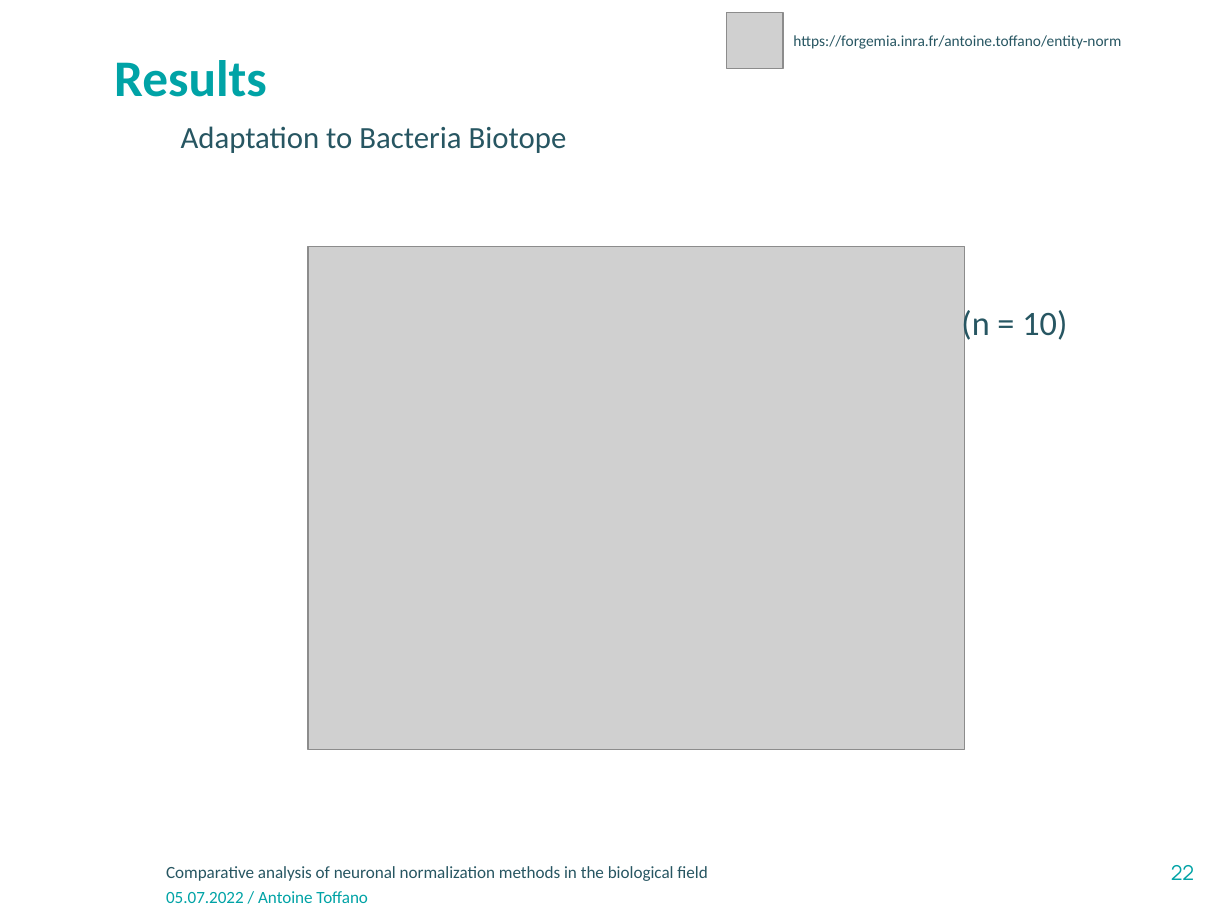
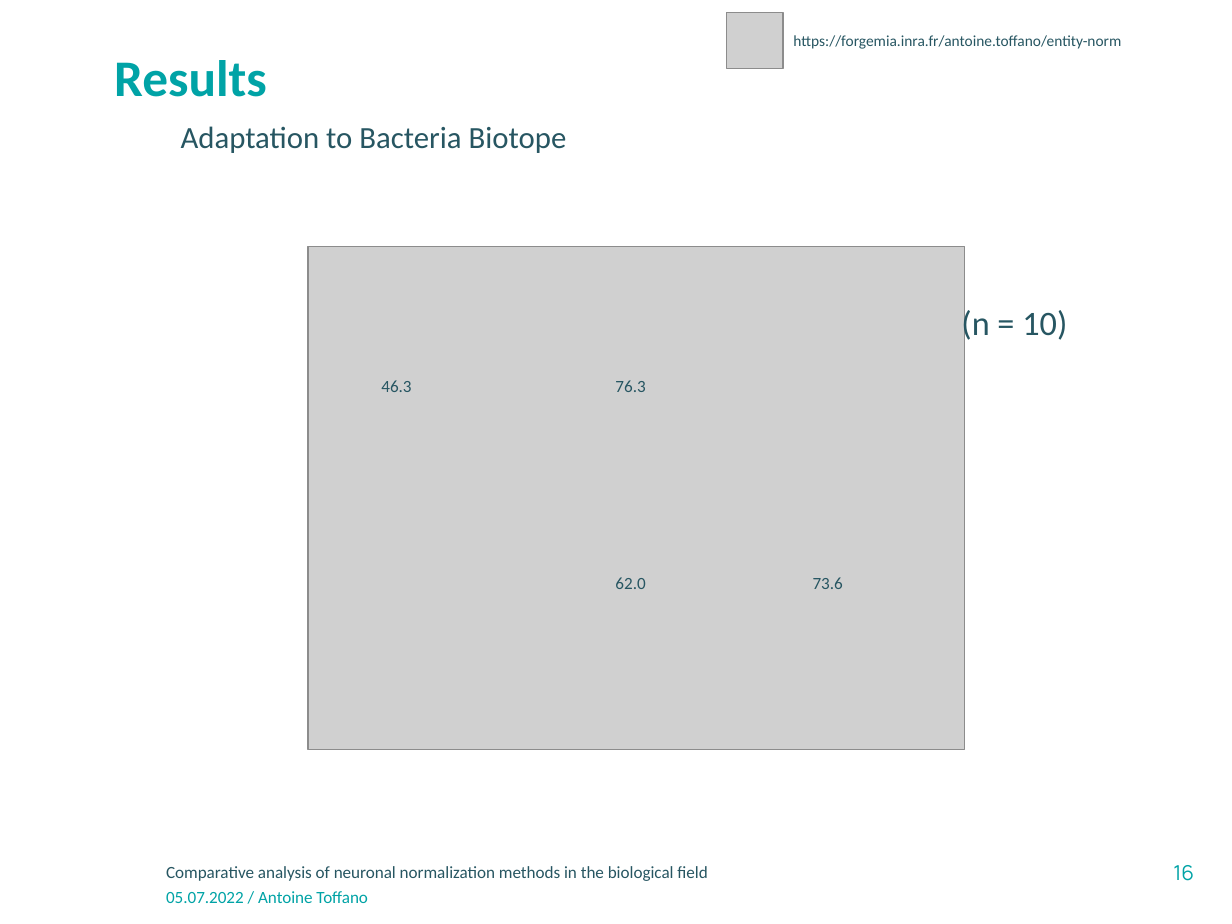
Before and after one commit to atoffano/entity-norm, a slide deck: slide 16 of Presentation-INRAE-format classique_v3.odp (slide 22 before the commit). Drawn at 1232x924 pixels with LibreOffice and Linux fonts; fonts in the diff are those of the drawing; grey boxes stand for pictures; background and template pictures are left out. Boxes give left, top, right and bottom in pixels: in the first picture for what was removed or moved away, otherwise in the second. Text is boxed around its words. In the diff, an @@ line names an element or a change of style, - is before the commit and + after.

```diff
--- a/Presentation-INRAE-format classique_v3.odp
+++ b/Presentation-INRAE-format classique_v3.odp
@@ text added at box(381, 380, 411, 392), 10 pt, text #275662 @@
+46.3
@@ text added at box(615, 380, 645, 392), 10 pt, text #275662 @@
+76.3
@@ text added at box(615, 577, 645, 589), 10 pt, text #275662 @@
+62.0
@@ text added at box(813, 577, 843, 589), 10 pt, text #275662 @@
+73.6
@@ page number at box(1173, 865, 1194, 881): text changed @@
-22
+16
```
Also in this commit, not shown: 12 other slides changed, 1 slide added, 1 slide removed, 3 other files.
